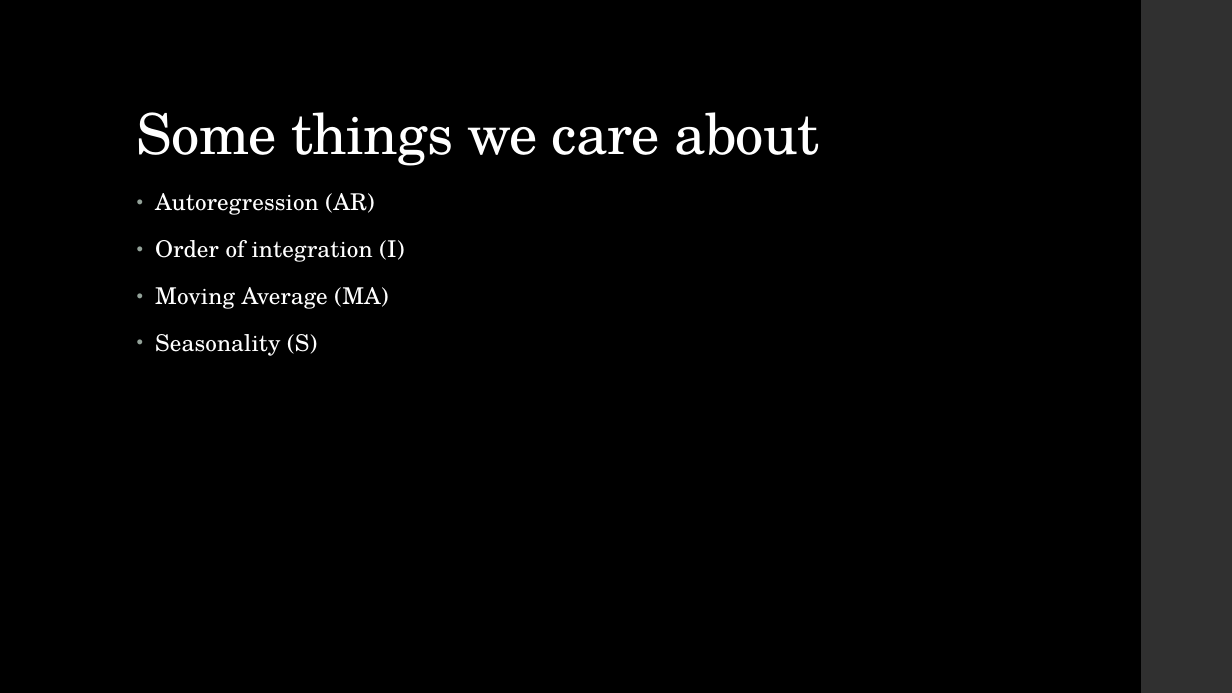
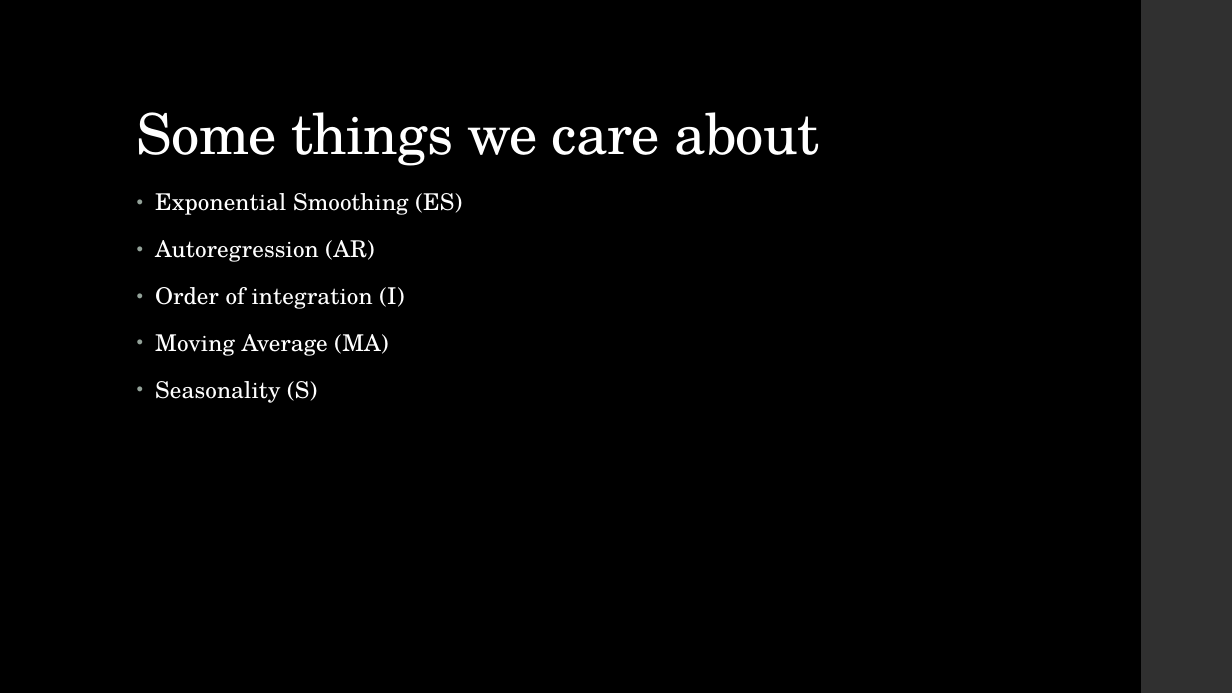
Before and after one commit to LaunchCoderGirlSTL/Data-Science-Assignments, a slide deck: slide 6 of course_material/week_11/week_11_presentation.pptx. Drawn at 1232x693 pixels with LibreOffice and Linux fonts; fonts in the diff are those of the drawing. Boxes give left, top, right and bottom in pixels: in the first picture for what was removed or moved away, otherwise in the second. Text is boxed around its words. In the diff, an @@ line names an element or a change of style, - is before the commit and + after.

```diff
--- a/course_material/week_11/week_11_presentation.pptx
+++ b/course_material/week_11/week_11_presentation.pptx
@@ text at (155,193,462,215): paragraph added @@
+• Exponential Smoothing (ES)
```
Also in this commit, not shown: 6 other slides changed, 2 slides added, 1 slide removed, 3 other files.
